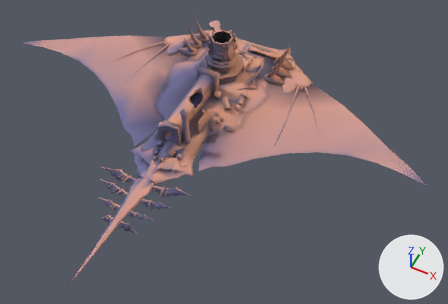
What one commit did to the glTF model Project/area/4 levitated ruin/act 1/environment/model/Rukh3LOD.gltf.
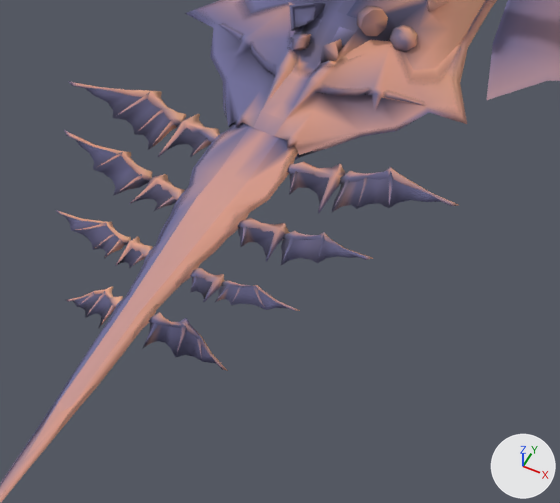
There are two pictures of each version: one whole from a 50 mm camera at (182.0, 486.0, 336.0) aimed at (5.0, 841.0, -107.0), one close up on the part from 19% to 48% of the width and 49% to 87% of the height. Arrows for +X, +Y and +Z are at lower right; the lights stay in place. Vertices at the same position are counted once.

The first close-up shows 'Wing03Mesh', 'stg060_a21_Mesh_0000', 'stg060_o07_Mesh_0002', 'stg060_o07_Mesh_0005', 'stg060_o07_Mesh_0005.001', 'stg060_o07_Mesh_0015', 'stg060_o07_Mesh_0059'.
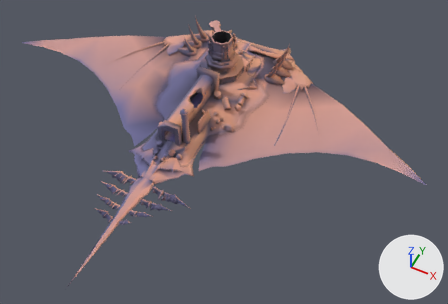
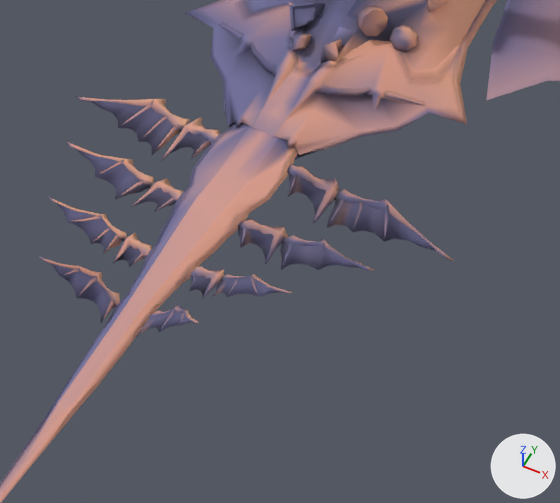
Patch to the scene script:
```diff
--- a/Project/area/4 levitated ruin/act 1/environment/model/Rukh3LOD.gltf.py
+++ b/Project/area/4 levitated ruin/act 1/environment/model/Rukh3LOD.gltf.py
@@ me_wing03mesh @@
-me_wing03mesh.from_pydata(...)  # 1628 vertices, 2348 faces; spans x -88.4..7.9, y 717.7..777.7, z -110.3..-94.0
+me_wing03mesh.from_pydata(...)  # 1628 vertices, 2348 faces; spans x -87.6..6.8, y 717.2..776.9, z -111.8..-88.4
+# me_wing03mesh part 1: the loose piece of 47 vertices spanning x -88.4..-58.8, y 769.5..776.7, z -104.6..-101.7 is multiplied about its middle by the matrix ((0.992, 0.009, -0.129), (-0.009, 1.0, -0.002), (0.129, 0.003, 0.992)), then moved by (0.6, 0.2, -3.2)
+# me_wing03mesh part 2: the loose piece of 28 vertices spanning x -84.9..-59.7, y 761.7..774.9, z -103.7..-102.5 is multiplied about its middle by the matrix ((0.992, 0.009, -0.129), (-0.009, 1.0, -0.002), (0.129, 0.003, 0.992)), then moved by (0.6, 0.2, -3.1)
+# me_wing03mesh part 3: the loose piece of 13 vertices spanning x -73.6..-69.0, y 766.2..775.1, z -103.2..-101.8 is multiplied about its middle by the matrix ((0.992, 0.009, -0.129), (-0.009, 1.0, -0.002), (0.129, 0.003, 0.992)), then moved by (0.5, 0.2, -2.9)
+# me_wing03mesh part 4: the loose piece of 13 vertices spanning x -66.9..-64.2, y 764.4..773.0, z -103.1..-102.4 is multiplied about its middle by the matrix ((0.992, 0.009, -0.129), (-0.009, 1.0, -0.002), (0.129, 0.003, 0.992)), then moved by (0.5, 0.2, -2.2)
+# me_wing03mesh part 5: the loose piece of 13 vertices spanning x -62.3..-60.8, y 762.7..770.9, z -103.1..-102.2 is multiplied about its middle by the matrix ((0.992, 0.009, -0.129), (-0.009, 1.0, -0.002), (0.129, 0.003, 0.992)), then moved by (0.4, 0.1, -1.7)
+# me_wing03mesh part 6: the loose piece of 45 vertices spanning x -56.7..-46.2, y 746.5..757.2, z -102.7..-99.6 is multiplied about its middle by the matrix ((0.993, 0.001, -0.118), (0.005, 0.999, 0.052), (0.118, -0.053, 0.992)), then moved by (0.2, -0.1, -0.6)
+# me_wing03mesh part 7: the loose piece of 14 vertices spanning x -56.1..-47.0, y 746.6..754.5, z -102.3..-99.8 is multiplied about its middle by the matrix ((0.993, 0.001, -0.118), (0.005, 0.999, 0.052), (0.118, -0.053, 0.992)), then moved by (0.2, -0.1, -0.5)
+# me_wing03mesh part 8: the loose piece of 43 vertices spanning x -77.6..-55.7, y 752.9..758.0, z -102.3..-96.9 is multiplied about its middle by the matrix ((0.993, 0.001, -0.118), (0.005, 0.999, 0.052), (0.118, -0.053, 0.992)), then moved by (0.1, -0.1, -2.6)
+# me_wing03mesh part 9: the loose piece of 22 vertices spanning x -75.4..-56.3, y 746.3..756.6, z -101.7..-97.4 is multiplied about its middle by the matrix ((0.993, 0.001, -0.118), (0.005, 0.999, 0.052), (0.118, -0.053, 0.992)), then moved by (0.1, -0.1, -2.3)
+# me_wing03mesh part 10: the loose piece of 13 vertices spanning x -67.0..-64.0, y 749.8..756.6, z -99.8..-98.8 is moved by (0.0, -0.1, -2.4)
+# me_wing03mesh part 11: the loose piece of 13 vertices spanning x -60.0..-57.6, y 747.2..754.2, z -101.4..-100.2 is multiplied about its middle by the matrix ((0.993, 0.001, -0.118), (0.005, 0.999, 0.052), (0.118, -0.053, 0.992)), then moved by (0.2, -0.1, -1.4)
+# me_wing03mesh part 12: the loose piece of 45 vertices spanning x -35.6..-28.6, y 732.0..740.3, z -102.3..-99.6 is multiplied about its middle by the matrix ((0.966, 0.007, -0.26), (-0.029, 0.996, -0.082), (0.258, 0.087, 0.962)), then moved by (0.1, 0.0, 0.9)
+# me_wing03mesh part 13: the loose piece of 13 vertices spanning x -34.8..-29.3, y 732.4..738.3, z -101.9..-99.9 is multiplied about its middle by the matrix ((0.966, 0.007, -0.26), (-0.029, 0.996, -0.082), (0.258, 0.087, 0.962)), then moved by (0.1, 0.0, 0.8)
+# me_wing03mesh part 14: the loose piece of 43 vertices spanning x -29.1..-10.6, y 737.1..741.3, z -102.5..-100.3 is multiplied about its middle by the matrix ((0.966, 0.007, -0.26), (-0.029, 0.996, -0.082), (0.258, 0.087, 0.962)), then moved by (-0.2, -0.4, 4.3)
+# me_wing03mesh part 15: the loose piece of 24 vertices spanning x -28.3..-12.1, y 732.3..740.4, z -102.2..-99.7 is multiplied about its middle by the matrix ((0.966, 0.007, -0.26), (-0.029, 0.996, -0.082), (0.258, 0.087, 0.962)), then moved by (-0.3, -0.4, 3.9)
+# me_wing03mesh part 16: 1026 of 1628 vertices moved; they spanned x -69.4..7.9, y 717.7..777.7, z -110.3..-94.0 and now span x -68.8..6.8, y 717.2..776.5, z -111.8..-88.4; mean shift (-0.3, -0.8, 1.2); largest move (-59.6, 725.1, -110.3) -> (-58.6, 720.0, -88.6)
+# me_wing03mesh part 17: 82 of the vertices in x -59.8..-47.9, y 761.1..774.7, z -104.2..-99.3 are multiplied about their middle by the matrix ((0.992, 0.009, -0.129), (-0.009, 1.0, -0.002), (0.129, 0.003, 0.992)), then moved by (0.2, 0.1, -0.7)
 me_wing03mesh.materials.append(mat_wing)
```

What differs and where, as boxes [x1, y1, x2, y2] in the close-ups (560 x 503 px; the box of a moved part takes in the faces that stretch with it):
'Wing03Mesh', reshaped (16% shorter)
    before: [56, 81, 459, 371]
    after: [40, 96, 454, 338]
part 1 of me_wing03mesh, moved or reshaped
    before: [68, 81, 186, 128]
    after: [75, 96, 190, 132]
part 2 of me_wing03mesh, moved or reshaped
    before: [85, 88, 176, 150]
    after: [91, 101, 179, 155]
part 3 of me_wing03mesh, moved or reshaped
    before: [116, 92, 150, 116]
    after: [122, 100, 154, 125]
part 4 of me_wing03mesh, moved or reshaped
    before: [140, 109, 164, 130]
    after: [144, 116, 167, 137]
part 5 of me_wing03mesh, moved or reshaped
    before: [153, 119, 174, 144]
    after: [158, 125, 177, 147]
part 6 of me_wing03mesh, moved or reshaped
    before: [129, 174, 185, 204]
    after: [131, 179, 184, 207]
part 7 of me_wing03mesh, moved or reshaped
    before: [134, 184, 177, 211]
    after: [136, 188, 177, 212]
part 8 of me_wing03mesh, moved or reshaped
    before: [64, 130, 152, 182]
    after: [66, 141, 154, 187]
part 9 of me_wing03mesh, moved or reshaped
    before: [76, 140, 148, 196]
    after: [77, 150, 149, 200]
part 10 of me_wing03mesh, moved or reshaped
    before: [99, 152, 123, 166]
    after: [101, 160, 124, 173]
part 11 of me_wing03mesh, moved or reshaped
    before: [120, 174, 142, 191]
    after: [119, 180, 144, 197]
part 12 of me_wing03mesh, moved or reshaped
    before: [190, 268, 225, 302]
    after: [190, 266, 224, 299]
part 13 of me_wing03mesh, moved or reshaped
    before: [190, 277, 212, 299]
    after: [189, 276, 211, 295]
part 14 of me_wing03mesh, moved or reshaped
    before: [221, 280, 300, 311]
    after: [220, 274, 292, 293]
part 15 of me_wing03mesh, moved or reshaped
    before: [215, 285, 289, 310]
    after: [212, 277, 280, 297]
part 16 of me_wing03mesh, moved or reshaped
    before: [56, 162, 459, 371]
    after: [40, 165, 454, 338]
part 17 of me_wing03mesh, moved or reshaped
    before: [157, 114, 220, 157]
    after: [161, 118, 220, 161]
